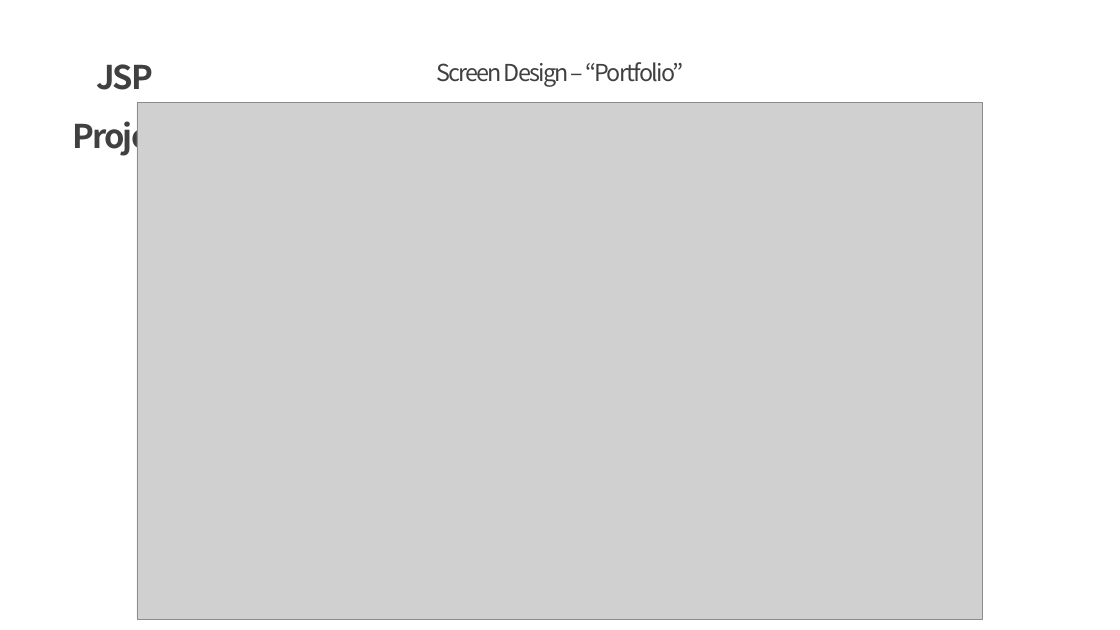
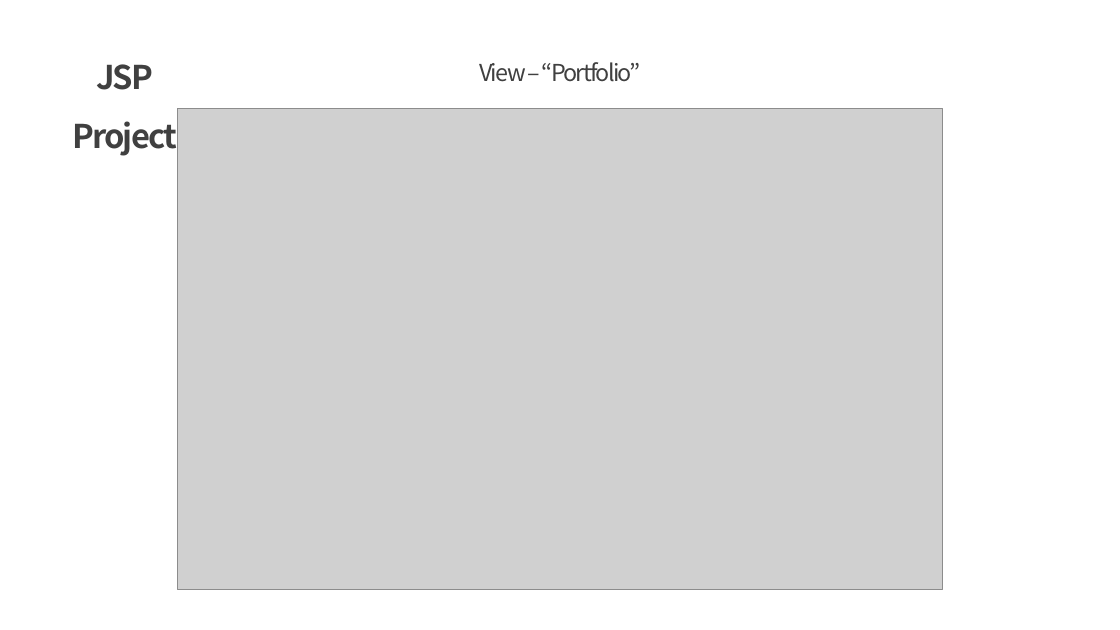
Before and after one commit to Mareef/College, a slide deck: slide 12 of jsp/project_201644008_3.pptx. Drawn at 1120x630 pixels with LibreOffice and Linux fonts; fonts in the diff are those of the drawing; grey boxes stand for pictures. Boxes give left, top, right and bottom in pixels: in the first picture for what was removed or moved away, otherwise in the second. Text is boxed around its words. In the diff, an @@ line names an element or a change of style, - is before the commit and + after.

```diff
--- a/jsp/project_201644008_3.pptx
+++ b/jsp/project_201644008_3.pptx
@@ text at [479,62,641,82]: text changed @@
-Screen Design – “Portfolio”
+View – “Portfolio”
@@ picture: place and size @@
-picture at [137,103,983,619]
+picture at [177,108,943,590]
```
Also in this commit, not shown: 10 other slides changed, 2 slides added, 1 slide removed, 1 other file.
